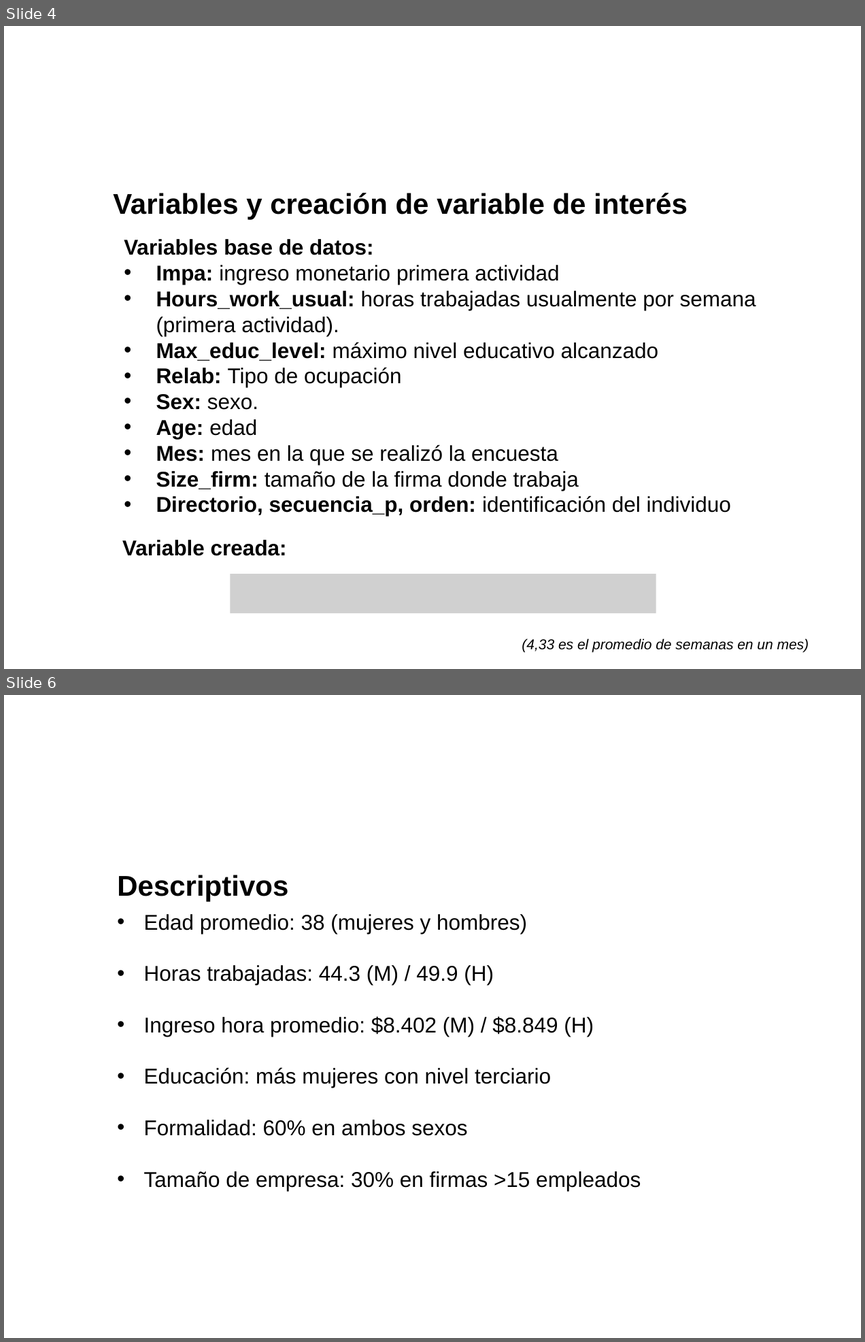
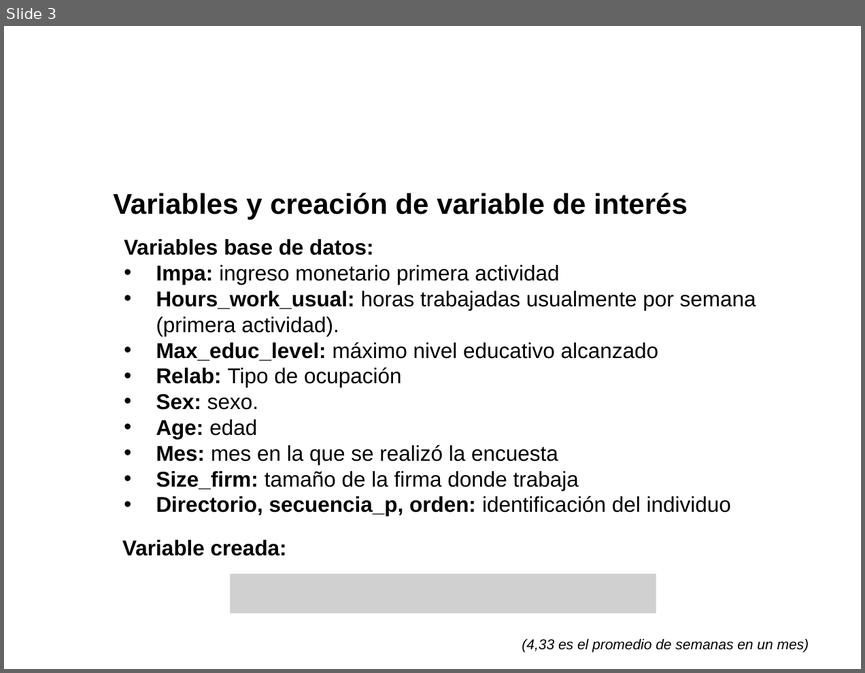
Before and after one commit to LauraDaniela17/Taller1_BigData_MachineLearning, a slide deck: Presentaciones/data_equipo_08.pptx. Shown one above the other, each under a label of ours: slides 4 and 6 before the commit, slide 3 after it; the slides between them are not shown. The pictures are 865x1342 and 865x673 pixels, drawn with LibreOffice and Linux fonts; fonts in the diff are those of the drawing; grey boxes stand for pictures; background and template pictures are left out. Boxes give left, top, right and bottom in pixels: in the first picture for what was removed or moved away, otherwise in the second. Text is boxed around its words. In the diff, an @@ line names an element or a change of style, - is before the commit and + after.

```diff
--- a/Presentaciones/data_equipo_08.pptx
+++ b/Presentaciones/data_equipo_08.pptx
@@ slide 6 removed at (x1=4, y1=695, x2=861, y2=1338), background picture (left out) @@
@@ title removed at (x1=117, y1=875, x2=288, y2=901) @@
-Descriptivos
@@ text removed at (x1=144, y1=914, x2=640, y2=1191) @@
-• Edad promedio: 38 (mujeres y hombres)
-• Horas trabajadas: 44.3 (M) / 49.9 (H)
-• Ingreso hora promedio: $8.402 (M) / $8.849 (H)
-• Educación: más mujeres con nivel terciario
-• Formalidad: 60% en ambos sexos
-• Tamaño de empresa: 30% en firmas >15 empleados
@@ what was slide 4 is now slide 3 @@
```
Also in this commit, not shown: 2 slides changed, 4 other slides removed.
